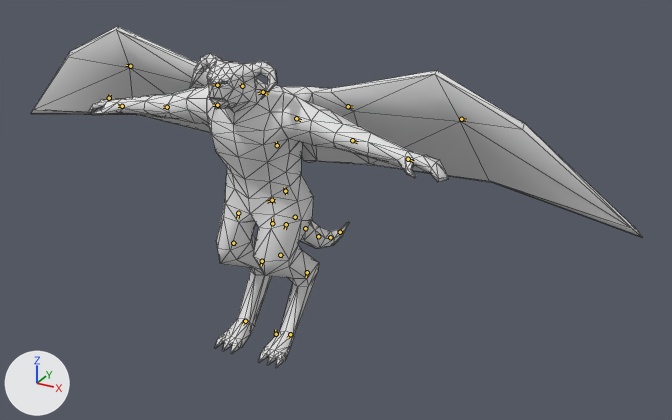
Before and after pictures for a commit that changed the Blender file assets-src/rooms/tavern/creature-clips/PitDemon.blend.
One viewpoint serves both versions: a 50 mm camera at (1.78, -2.73, 1.97) aimed at (0.15, 0.23, 0.49). Arrows for +X, +Y and +Z are at lower left; the lights stay in place. The first picture is the older version. The bones that bend it are drawn over the model as lines. Mesh edges are drawn as thin lines.

Names of what the first picture shows: 'PitDemonSourceMesh'.
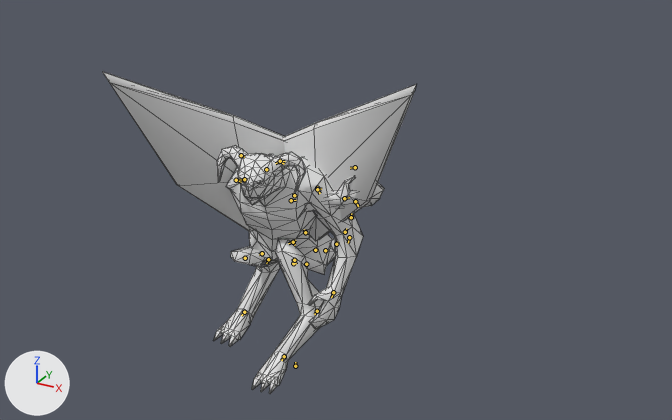
The newer file adds an action. The first version stands in its rest pose; the second is drawn at frame 18 of the action 'SitSlap'.

The edits, one by one:
Bone 'COG' (bone_cog) moves from (0.0, 0.0, 0.0) to (0.0, -0.236, -0.145).
Bone 'Pelvis_L' (bone_pelvis_l) turns from (0, 0, 0) to (3, -1, -3) degrees about its own x, y and z.
Bone 'Leg_1_L' (bone_leg_1_l) turns from (0, 0, 0) to (-98, -4, 3) degrees about its own x, y and z.
Bone 'Leg_2_L' (bone_leg_2_l) turns from (0, 0, 0) to (67, 19, 2) degrees about its own x, y and z.
Bone 'Shin_L' (bone_shin_l) turns from (0, 0, 0) to (-3, -7, -5) degrees about its own x, y and z.
Bone 'Foot_L' (bone_foot_l) turns from (0, 0, 0) to (42, 0, -3) degrees about its own x, y and z.
Bone 'Pelvis_R' (bone_pelvis_r) turns from (0, 0, 0) to (2, -4, -5) degrees about its own x, y and z.
Bone 'Leg_1_R' (bone_leg_1_r) turns from (0, 0, 0) to (-89, 0, -5) degrees about its own x, y and z.
Bone 'Leg_2_R' (bone_leg_2_r) turns from (0, 0, 0) to (95, -12, 10) degrees about its own x, y and z.
Bone 'Shin_R' (bone_shin_r) turns from (0, 0, 0) to (-33, 6, -11) degrees about its own x, y and z.
Bone 'Foot_R' (bone_foot_r) turns from (0, 0, 0) to (26, -2, 4) degrees about its own x, y and z.
Bone 'Tail_1' (bone_tail_1) turns from (0, 0, 0) to (11, -2, 2) degrees about its own x, y and z.
Bone 'Tail_2' (bone_tail_2) turns from (0, 0, 0) to (9, -2, 2) degrees about its own x, y and z.
Bone 'Tail_3' (bone_tail_3) turns from (0, 0, 0) to (6, -1, 2) degrees about its own x, y and z.
Bone 'Tail_4' (bone_tail_4) turns from (0, 0, 0) to (4, -1, 1) degrees about its own x, y and z.
Bone 'Tail_5' (bone_tail_5) turns from (0, 0, 0) to (2, 0, 1) degrees about its own x, y and z.
Bone 'Spine_1' (bone_spine_1) turns from (0, 0, 0) to (8, 0, 0) degrees about its own x, y and z.
Bone 'Spine_2' (bone_spine_2) turns from (0, 0, 0) to (8, 10, -5) degrees about its own x, y and z.
Bone 'Wing_1_L' (bone_wing_1_l) turns from (0, 0, 0) to (-14, -12, 16) degrees about its own x, y and z.
Bone 'Wing_2_L' (bone_wing_2_l) turns from (0, 0, 0) to (-174, 27, 13) degrees about its own x, y and z.
Bone 'Wing_3_L' (bone_wing_3_l) turns from (0, 0, 0) to (-22, -3, 10) degrees about its own x, y and z.
Bone 'Wing_1_R' (bone_wing_1_r) turns from (0, 0, 0) to (-14, 12, -15) degrees about its own x, y and z.
Bone 'Wing_2_R' (bone_wing_2_r) turns from (0, 0, 0) to (-174, -27, -13) degrees about its own x, y and z.
Bone 'Wing_3_R' (bone_wing_3_r) turns from (0, 0, 0) to (-18, -3, -20) degrees about its own x, y and z.
Bone 'Shoulder_R' (bone_shoulder_r) turns from (0, 0, 0) to (-2, 0, 5) degrees about its own x, y and z.
Bone 'Arm_R' (bone_arm_r) turns from (0, 0, 0) to (-155, 6, -8) degrees about its own x, y and z.
Bone 'Forearm_R' (bone_forearm_r) turns from (0, 0, 0) to (-32, -35, 20) degrees about its own x, y and z.
Bone 'Hand_R' (bone_hand_r) turns from (0, 0, 0) to (-5, -16, 3) degrees about its own x, y and z.
Bone 'Shoulder_L' (bone_shoulder_l) turns from (0, 0, 0) to (-2, 0, -5) degrees about its own x, y and z.
Bone 'Arm_L' (bone_arm_l) turns from (0, 0, 0) to (-49, 6, 5) degrees about its own x, y and z.
Bone 'Forearm_L' (bone_forearm_l) turns from (0, 0, 0) to (-29, -19, -39) degrees about its own x, y and z.
Bone 'Hand_L' (bone_hand_l) turns from (0, 0, 0) to (-5, 16, -2) degrees about its own x, y and z.

Changed parts and their boxes [x1, y1, x2, y2] in the pictures (672 x 420 px):
'PitDemonSourceMesh', posed (49% narrower)
    before: [31, 26, 642, 368]
    after: [103, 72, 416, 394]
bone 'COG', root to tip
    before: (276, 334) to (275, 329)
    after: (295, 366) to (295, 362)
bone 'Pelvis_L', root to tip
    before: (272, 200) to (274, 203)
    after: (293, 242) to (295, 245)
bone 'Leg_1_L', root to tip
    before: (286, 224) to (285, 229)
    after: (306, 264) to (304, 263)
bone 'Leg_2_L', root to tip
    before: (280, 255) to (283, 256)
    after: (294, 260) to (296, 264)
bone 'Shin_L', root to tip
    before: (307, 272) to (306, 277)
    after: (317, 311) to (314, 314)
bone 'Foot_L', root to tip
    before: (290, 334) to (287, 338)
    after: (284, 356) to (281, 360)
bone 'Pelvis_R', root to tip
    before: (272, 200) to (267, 202)
    after: (293, 242) to (288, 243)
bone 'Leg_1_R', root to tip
    before: (238, 213) to (237, 218)
    after: (262, 253) to (259, 254)
bone 'Leg_2_R', root to tip
    before: (233, 243) to (236, 244)
    after: (245, 258) to (247, 258)
bone 'Shin_R', root to tip
    before: (262, 261) to (261, 265)
    after: (268, 259) to (266, 263)
bone 'Foot_R', root to tip
    before: (245, 321) to (242, 324)
    after: (244, 312) to (241, 315)
bone 'Tail_1', root to tip
    before: (285, 191) to (286, 194)
    after: (305, 232) to (306, 235)
bone 'Tail_2', root to tip
    before: (295, 217) to (296, 219)
    after: (315, 250) to (317, 250)
bone 'Tail_3', root to tip
    before: (305, 228) to (307, 229)
    after: (325, 250) to (327, 249)
bone 'Tail_4', root to tip
    before: (318, 236) to (320, 236)
    after: (336, 244) to (338, 241)
bone 'Tail_5', root to tip
    before: (330, 237) to (332, 236)
    after: (345, 232) to (346, 228)
bone 'Spine_1', root to tip
    before: (285, 191) to (284, 187)
    after: (305, 232) to (304, 229)
bone 'Spine_2', root to tip
    before: (277, 145) to (276, 141)
    after: (294, 195) to (293, 193)
bone 'Wing_1_L', root to tip
    before: (263, 92) to (268, 93)
    after: (280, 161) to (285, 161)
bone 'Wing_2_L', root to tip
    before: (348, 106) to (353, 107)
    after: (355, 167) to (350, 168)
bone 'Wing_3_L', root to tip
    before: (461, 119) to (466, 120)
    after: (244, 179) to (239, 180)
bone 'Wing_1_R', root to tip
    before: (263, 92) to (260, 91)
    after: (280, 161) to (277, 161)
bone 'Wing_2_R', root to tip
    before: (217, 85) to (213, 84)
    after: (241, 155) to (244, 157)
bone 'Wing_3_R', root to tip
    before: (130, 66) to (126, 65)
    after: (317, 188) to (321, 189)
bone 'Shoulder_R', root to tip
    before: (263, 92) to (258, 93)
    after: (280, 161) to (275, 163)
bone 'Arm_R', root to tip
    before: (217, 105) to (213, 105)
    after: (236, 180) to (241, 182)
bone 'Forearm_R', root to tip
    before: (167, 107) to (163, 107)
    after: (291, 200) to (296, 200)
bone 'Hand_R', root to tip
    before: (122, 106) to (118, 106)
    after: (344, 198) to (349, 197)
bone 'Shoulder_L', root to tip
    before: (263, 92) to (266, 95)
    after: (280, 161) to (284, 164)
bone 'Arm_L', root to tip
    before: (296, 118) to (301, 120)
    after: (317, 189) to (320, 193)
bone 'Forearm_L', root to tip
    before: (352, 140) to (357, 142)
    after: (349, 237) to (348, 243)
bone 'Hand_L', root to tip
    before: (408, 159) to (413, 161)
    after: (333, 292) to (331, 297)
